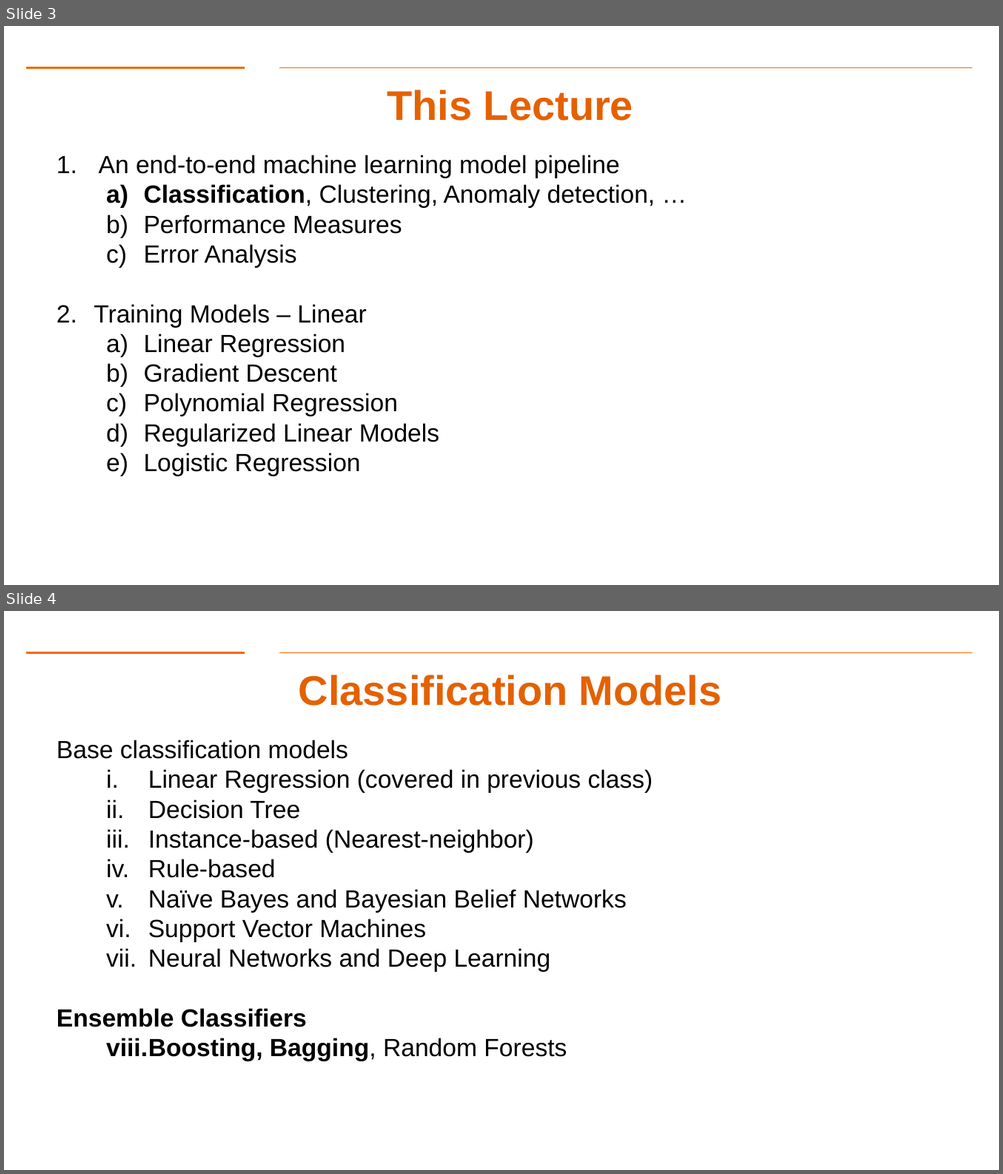
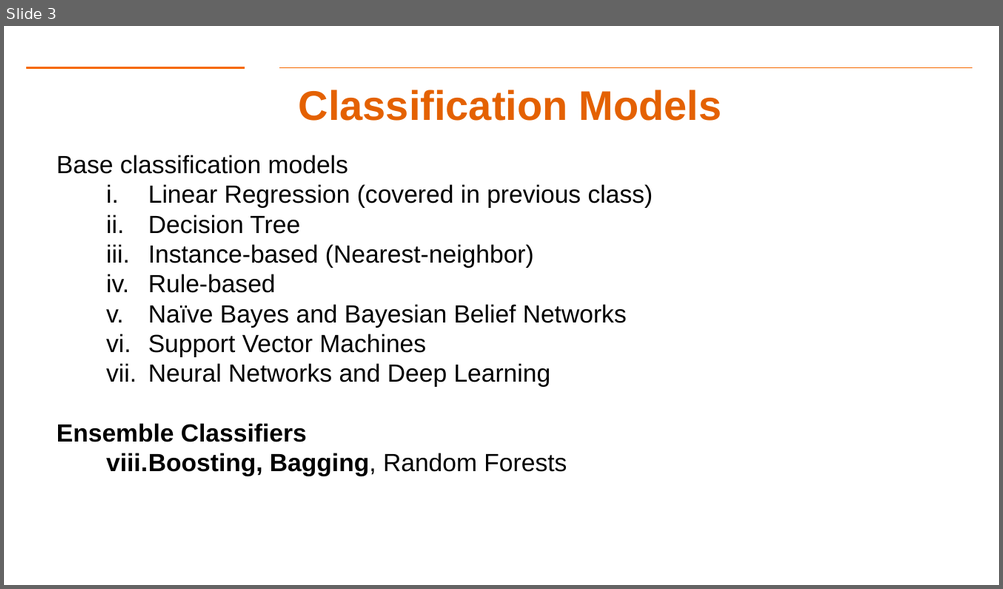
Before and after one commit to gk5951/RIT-DSCI-633-FDS, a slide deck: Syllabus/Lecture09/Lec09.pptx. Shown one above the other, each under a label of ours: slides 3 and 4 before the commit, slide 3 after it. The pictures are 1003x1174 and 1003x589 pixels, drawn with LibreOffice and Linux fonts; fonts in the diff are those of the drawing; background and template pictures are left out. Boxes give left, top, right and bottom in pixels: in the first picture for what was removed or moved away, otherwise in the second. Text is boxed around its words. In the diff, an @@ line names an element or a change of style, - is before the commit and + after.

```diff
--- a/Syllabus/Lecture09/Lec09.pptx
+++ b/Syllabus/Lecture09/Lec09.pptx
@@ slide 3 removed at (x1=4, y1=26, x2=999, y2=585), background #FFFFFF; not listed: 2 template elements that a slide beside it also shows @@
@@ title removed at (x1=387, y1=90, x2=633, y2=121) @@
-This Lecture
@@ text removed at (x1=94, y1=155, x2=655, y2=477) @@
-1. An end-to-end machine learning model pipeline
-  a) Classification, Clustering, Anomaly detection, …
-  b) Performance Measures
-  c) Error Analysis
-2. Training Models – Linear
-  a) Linear Regression
-  b) Gradient Descent
-  c) Polynomial Regression
-  d) Regularized Linear Models
-  e) Logistic Regression
@@ what was slide 4 is now slide 3 @@
```
Also in this commit, not shown: 5 slides changed, 4 other slides removed, 3 other files.
